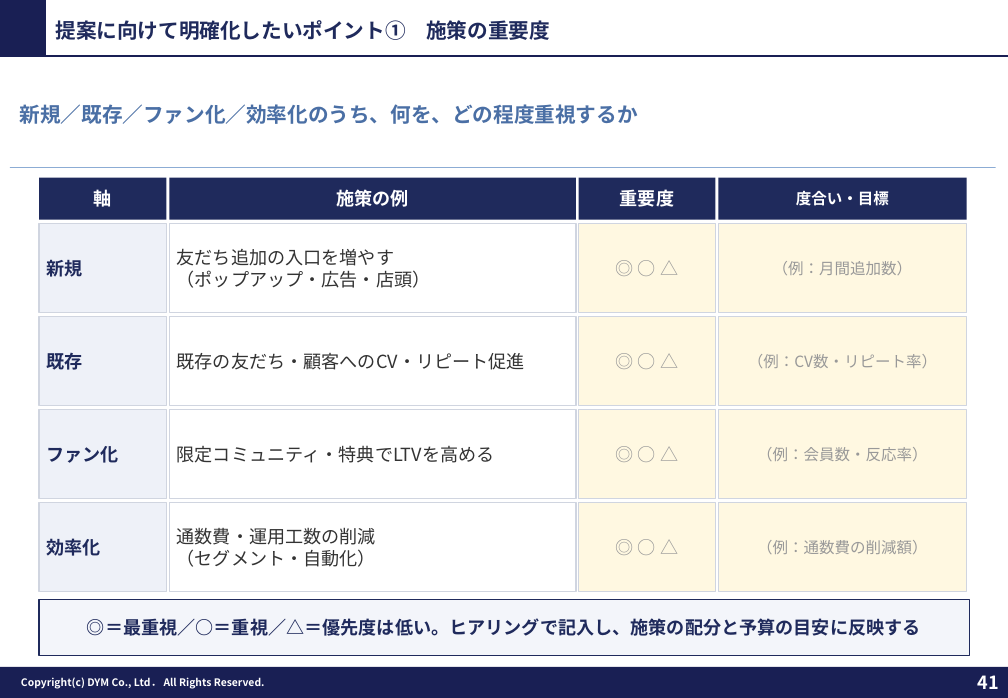
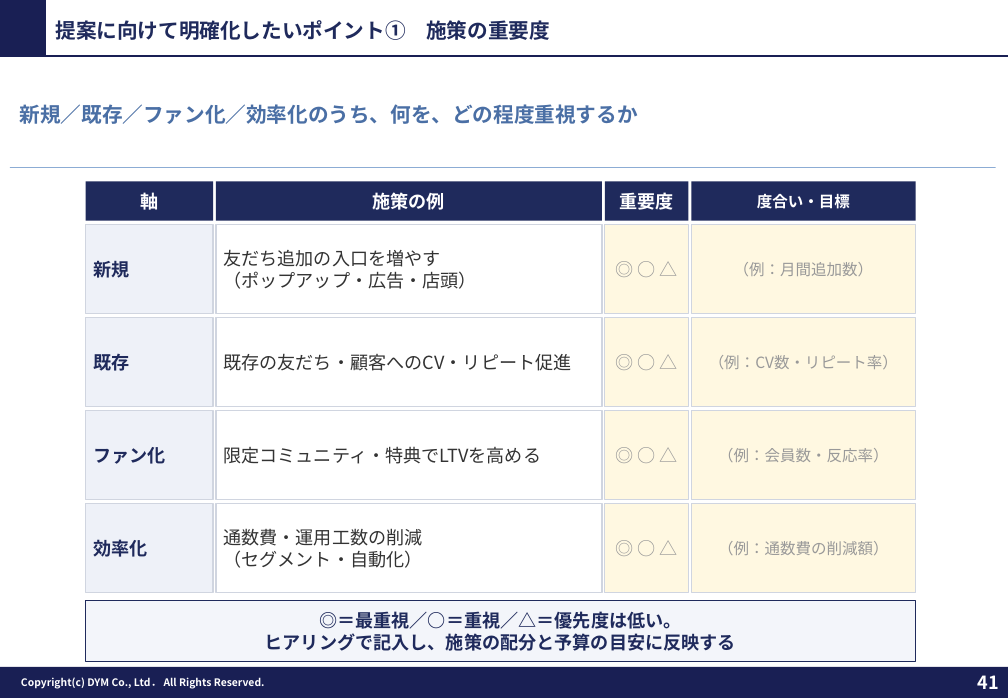
Before and after one commit to tonomura-r-dev/folder, a slide deck: slide 41 of _data/fmt/提案FMT_MAX版_20261029.pptx. Drawn at 1008x698 pixels with LibreOffice and Linux fonts; fonts in the diff are those of the drawing; background and template pictures are left out. Boxes give left, top, right and bottom in pixels: in the first picture for what was removed or moved away, otherwise in the second. Text is boxed around its words. In the diff, an @@ line names an element or a change of style, - is before the commit and + after.

```diff
--- a/_data/fmt/提案FMT_MAX版_20261029.pptx
+++ b/_data/fmt/提案FMT_MAX版_20261029.pptx
@@ rectangle "軸" moved from (x1=39, y1=178, x2=167, y2=220) to (x1=86, y1=181, x2=213, y2=221) @@
@@ rectangle "施策の例" resized from (x1=169, y1=178, x2=576, y2=220) to (x1=216, y1=181, x2=602, y2=221) @@
@@ rectangle "重要度" resized from (x1=579, y1=178, x2=716, y2=220) to (x1=605, y1=181, x2=689, y2=221) @@
@@ rectangle "度合い・目標" resized from (x1=719, y1=178, x2=967, y2=220) to (x1=692, y1=181, x2=916, y2=221) @@
@@ rectangle "友だち追加の入口を増やす （ポップアップ・広告・店頭）" resized from (x1=169, y1=223, x2=576, y2=313) to (x1=216, y1=224, x2=602, y2=314) @@
@@ rectangle "◎ ○ △" resized from (x1=579, y1=223, x2=716, y2=313) to (x1=605, y1=224, x2=689, y2=314) @@
@@ rectangle "（例：月間追加数）" resized from (x1=719, y1=223, x2=967, y2=313) to (x1=692, y1=224, x2=916, y2=314) @@
@@ rectangle "既存の友だち・顧客へのCV・リピート促進" resized from (x1=169, y1=316, x2=576, y2=406) to (x1=216, y1=317, x2=602, y2=407) @@
@@ rectangle "◎ ○ △" resized from (x1=579, y1=316, x2=716, y2=406) to (x1=605, y1=317, x2=689, y2=407) @@
@@ rectangle "（例：CV数・リピート率）" resized from (x1=719, y1=316, x2=967, y2=406) to (x1=692, y1=317, x2=916, y2=407) @@
@@ rectangle "限定コミュニティ・特典でLTVを高める" resized from (x1=169, y1=410, x2=576, y2=499) to (x1=216, y1=410, x2=602, y2=500) @@
@@ rectangle "◎ ○ △" resized from (x1=579, y1=410, x2=716, y2=499) to (x1=605, y1=410, x2=689, y2=500) @@
@@ rectangle "（例：会員数・反応率）" resized from (x1=719, y1=410, x2=967, y2=499) to (x1=692, y1=410, x2=916, y2=500) @@
@@ 4 rectangles moved together from (x1=39, y1=223, x2=167, y2=592) to (x1=86, y1=224, x2=213, y2=593) @@
@@ rectangle "通数費・運用工数の削減 （セグメント・自動化）" resized from (x1=169, y1=503, x2=576, y2=592) to (x1=216, y1=504, x2=602, y2=593) @@
@@ rectangle "◎ ○ △" resized from (x1=579, y1=503, x2=716, y2=592) to (x1=605, y1=504, x2=689, y2=593) @@
@@ rectangle "（例：通数費の削減額）" resized from (x1=719, y1=503, x2=967, y2=592) to (x1=692, y1=504, x2=916, y2=593) @@
@@ rectangle "◎＝最重視／○＝重視／△＝優先度は低い。 ヒアリングで記入し、施策の配分と予算の目安に反映する" resized from (x1=39, y1=600, x2=970, y2=656) to (x1=86, y1=600, x2=916, y2=662) @@
@@ text in rectangle at (x1=265, y1=611, x2=736, y2=651): spaces changed @@
-◎＝最重視／○＝重視／△＝優先度は低い。ヒアリングで記入し、施策の配分と予算の目安に反映する
+◎＝最重視／○＝重視／△＝優先度は低い。
+ヒアリングで記入し、施策の配分と予算の目安に反映する
```
Also in this commit, not shown: 3 other slides changed, 4 other files.
